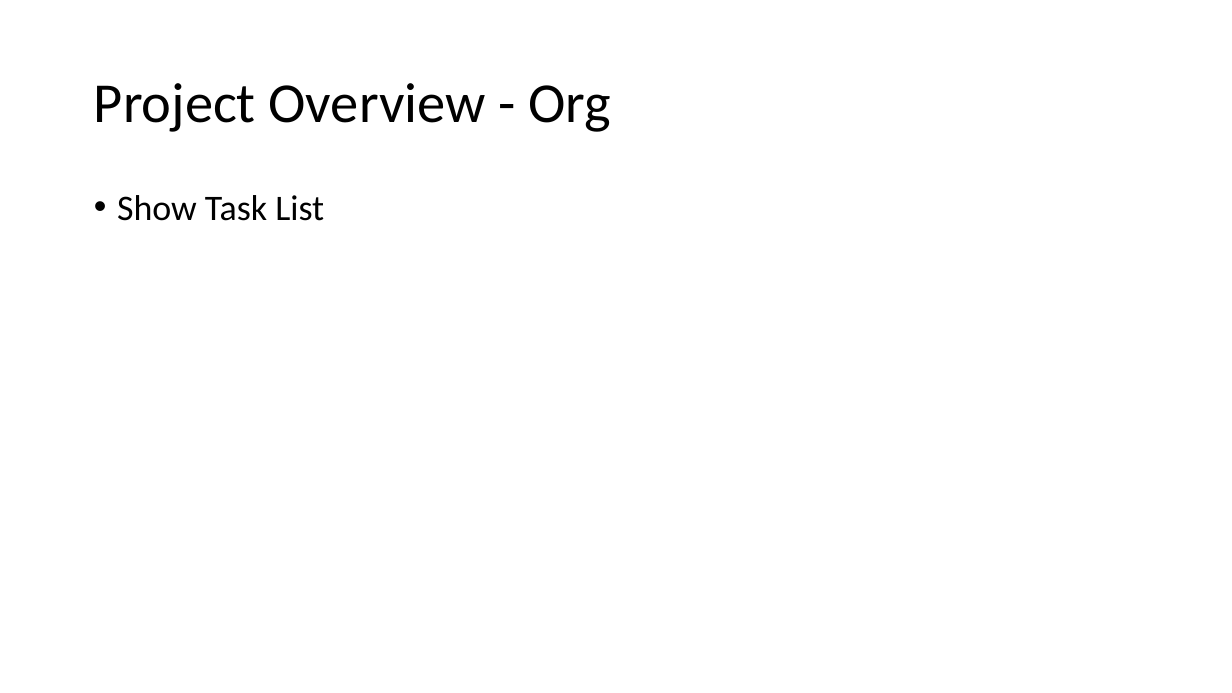
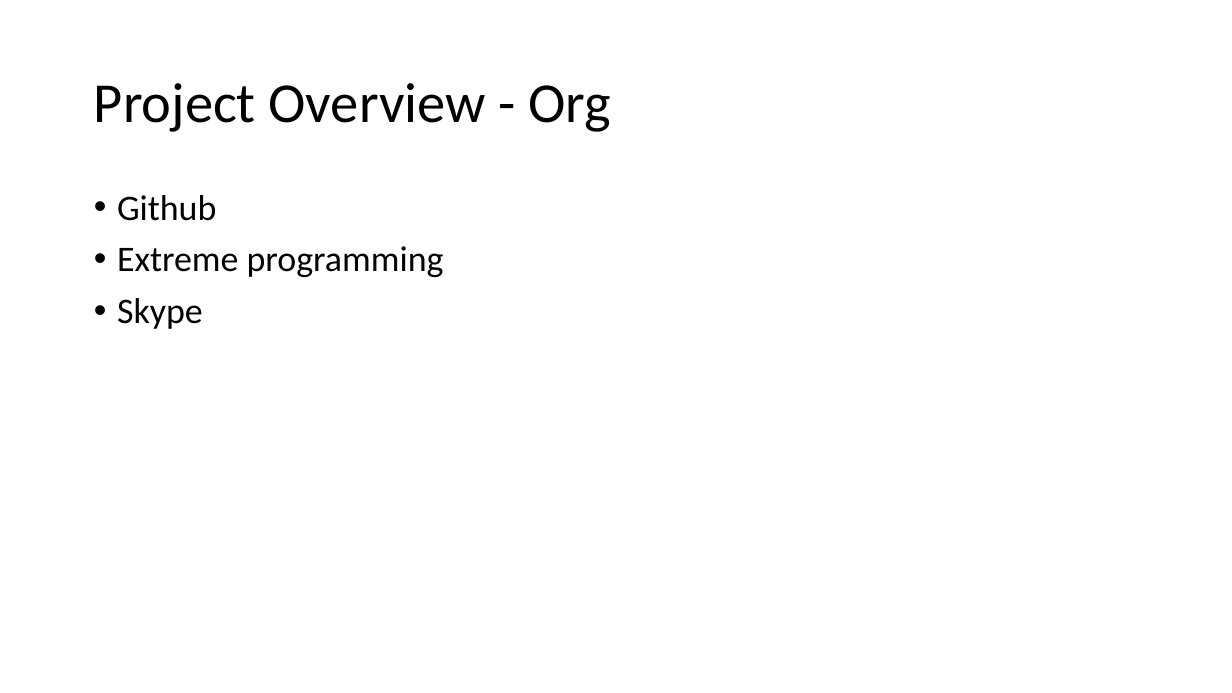
Before and after one commit to riedd2/webprogramming, a slide deck: slide 2 of ch.bfh.bti7054.w2014.p.pc-hammer/doc/PCHAMMER.pptx. Drawn at 1232x693 pixels with LibreOffice and Linux fonts; fonts in the diff are those of the drawing; background and template pictures are left out. Boxes give left, top, right and bottom in pixels: in the first picture for what was removed or moved away, otherwise in the second. Text is boxed around its words. In the diff, an @@ line names an element or a change of style, - is before the commit and + after.

```diff
--- a/ch.bfh.bti7054.w2014.p.pc-hammer/doc/PCHAMMER.pptx
+++ b/ch.bfh.bti7054.w2014.p.pc-hammer/doc/PCHAMMER.pptx
@@ text at <box>117,195,444,329</box>: text changed @@
-• Show Task List
+• Github
+• Extreme programming
+• Skype
```
Also in this commit, not shown: 2 other slides changed, 3 slides added, 2 other files.
